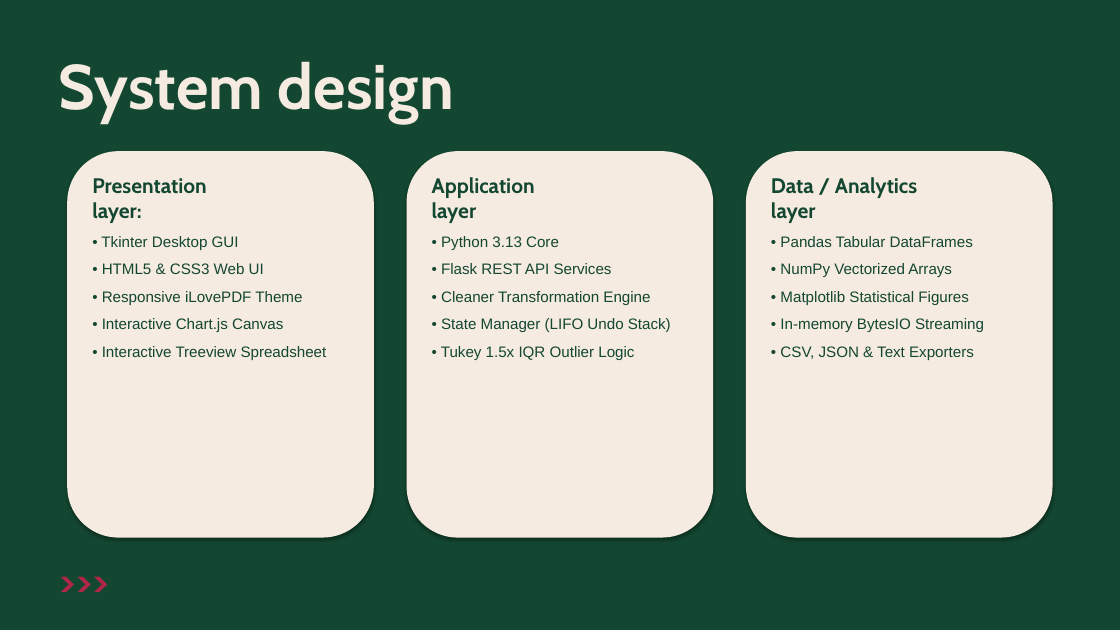
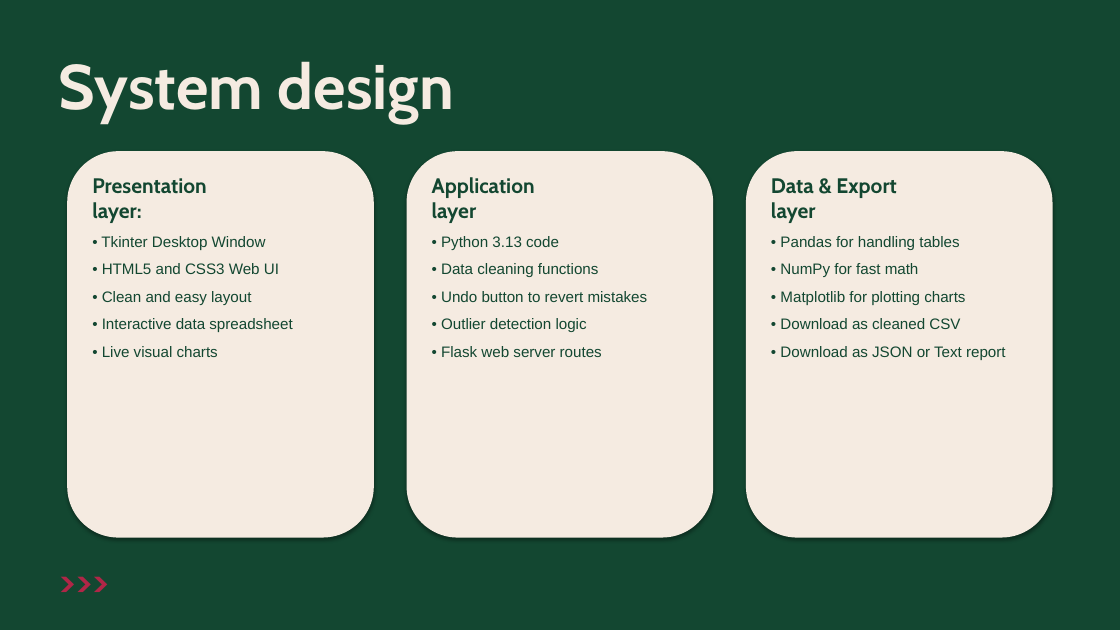
Before and after one commit to JISHU-GHOSH/csv-data-cleaner-analytics, a slide deck: slide 4 of CSV_Cleaner_14_Pages_Presentation.pptx. Drawn at 1120x630 pixels with LibreOffice and Linux fonts; fonts in the diff are those of the drawing. Boxes give left, top, right and bottom in pixels: in the first picture for what was removed or moved away, otherwise in the second. Text is boxed around its words. In the diff, an @@ line names an element or a change of style, - is before the commit and + after.

```diff
--- a/CSV_Cleaner_14_Pages_Presentation.pptx
+++ b/CSV_Cleaner_14_Pages_Presentation.pptx
@@ text at (771, 178, 1006, 360): text changed @@
-Data / Analytics
-layer
-• Pandas Tabular DataFrames
-• NumPy Vectorized Arrays
-• Matplotlib Statistical Figures
-• In-memory BytesIO Streaming
-• CSV, JSON & Text Exporters
+Data & Export
+layer
+• Pandas for handling tables
+• NumPy for fast math
+• Matplotlib for plotting charts
+• Download as cleaned CSV
+• Download as JSON or Text report
@@ text at (101, 236, 292, 357): text changed @@
-• Tkinter Desktop GUI
-• HTML5 & CSS3 Web UI
-• Responsive iLovePDF Theme
-• Interactive Chart.js Canvas
-• Interactive Treeview Spreadsheet
+• Tkinter Desktop Window
+• HTML5 and CSS3 Web UI
+• Clean and easy layout
+• Interactive data spreadsheet
+• Live visual charts
@@ text at (441, 236, 648, 357): text changed @@
-• Python 3.13 Core
-• Flask REST API Services
-• Cleaner Transformation Engine
-• State Manager (LIFO Undo Stack)
-• Tukey 1.5x IQR Outlier Logic
+• Python 3.13 code
+• Data cleaning functions
+• Undo button to revert mistakes
+• Outlier detection logic
+• Flask web server routes
```
Also in this commit, not shown: 13 other slides changed, 1 other file.
